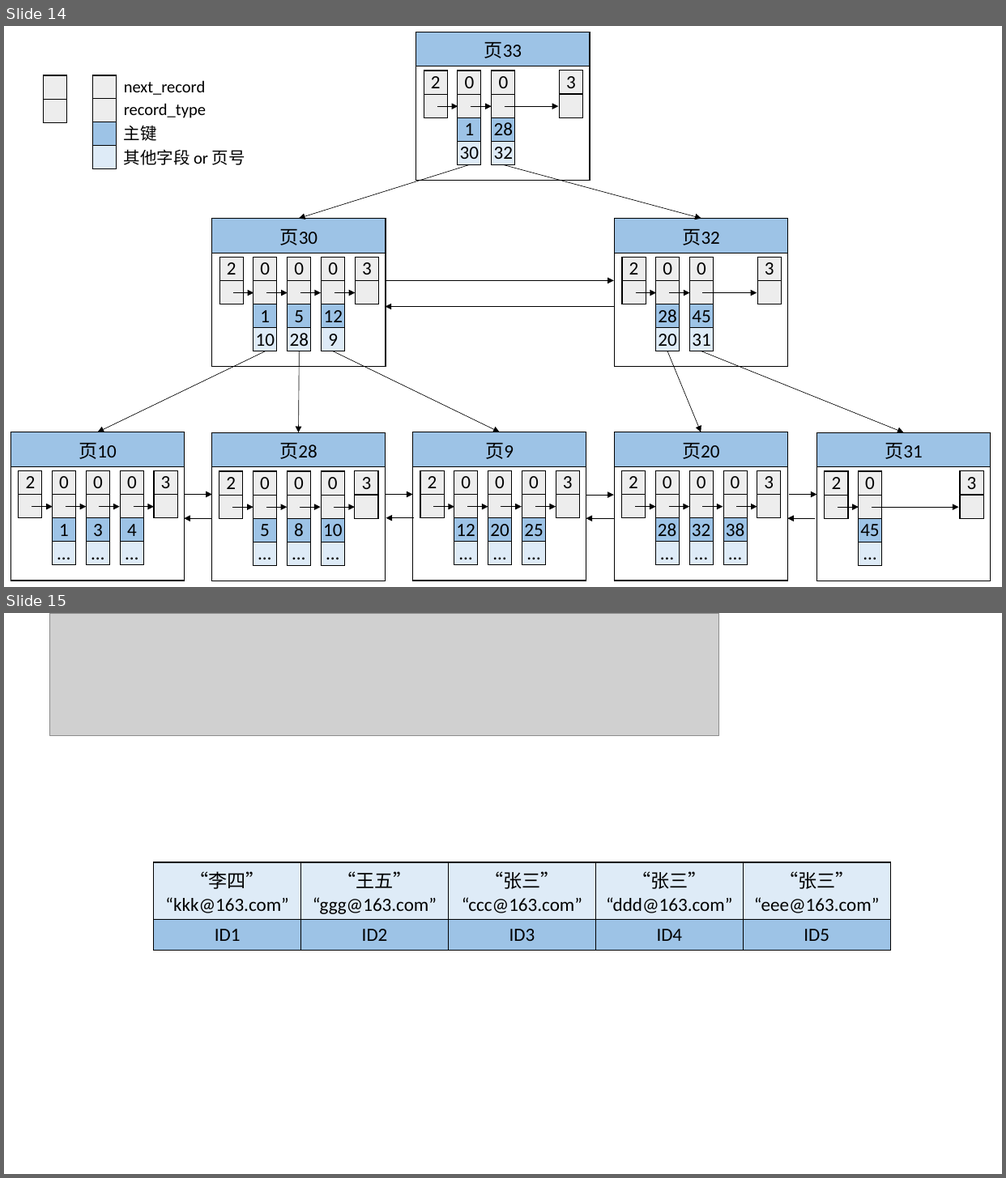
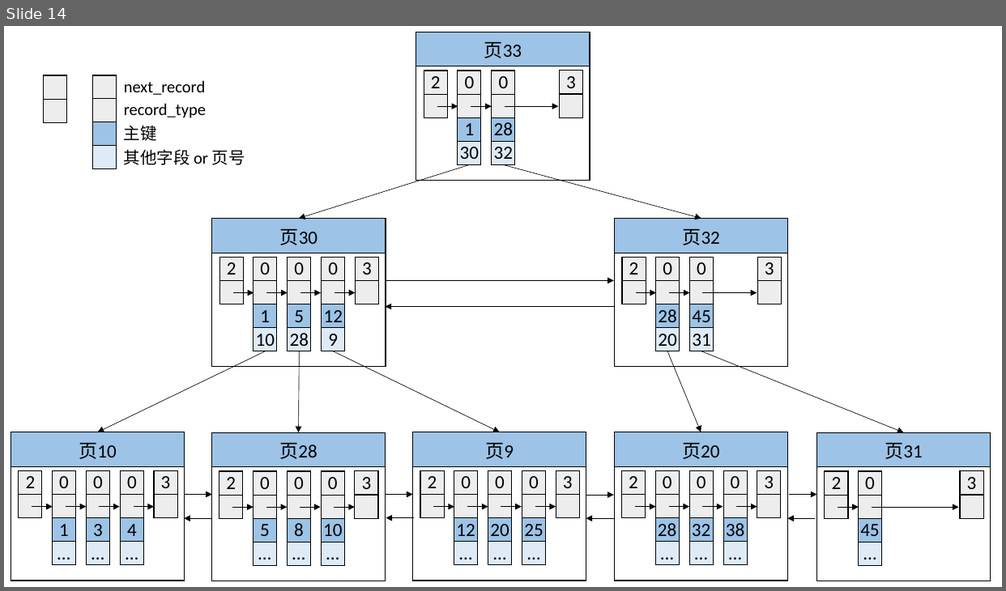
Before and after one commit to coded-boy/notes-house, a slide deck: MySQL/images/MySQL画图.pptx. Shown one above the other, each under a label of ours: slides 14 and 15 before the commit, slide 14 after it. The pictures are 1006x1178 and 1006x591 pixels, drawn with LibreOffice and Linux fonts; fonts in the diff are those of the drawing; grey boxes stand for pictures. Boxes give left, top, right and bottom in pixels: in the first picture for what was removed or moved away, otherwise in the second. Text is boxed around its words. In the diff, an @@ line names an element or a change of style, - is before the commit and + after.

```diff
--- a/MySQL/images/MySQL画图.pptx
+++ b/MySQL/images/MySQL画图.pptx
@@ slide 15 removed at [4, 613, 1002, 1174], background #FFFFFF @@
@@ picture removed at [49, 613, 720, 736] @@
@@ table removed at [154, 862, 891, 944], 2 rows, 5 columns @@
-“李四” / “kkk@163.com” | “王五” / “ggg@163.com” | “张三” / “ccc@163.com” | “张三” / “ddd@163.com” | “张三” / “eee@163.com”
-ID1 | ID2 | ID3 | ID4 | ID5
```
Also in this commit, not shown: 2 slides added, 10 other files.
